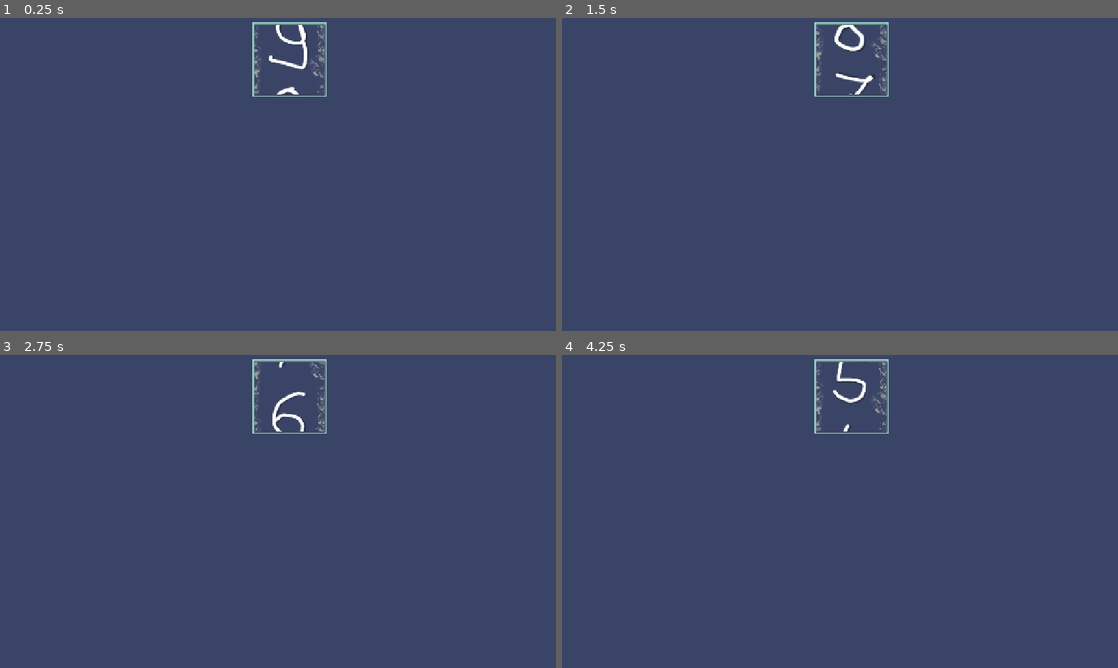
Above: before the commit, frames 1-4 (two rows, left to right).
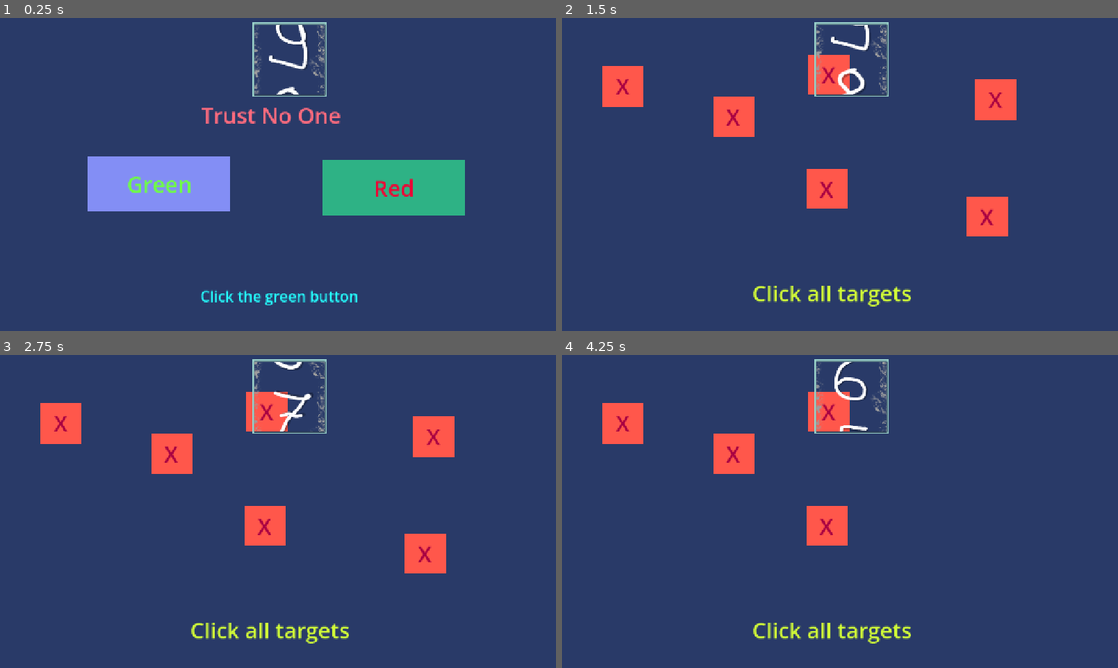
Above: after the commit, the same moments.

Repository: MisterIXI/gmtk26
Game: Godot game, scene res://scenes/__game/main.tscn
The game is run twice, just before and just after one commit, with the same random seed, the same clock (stepped at 60 frames per second) and the same inputs.
Inputs (mouse positions are in pixels of both pictures, inside the frame that each line leads up to):
- Up to frame 1 (0.25 s): no input
- Up to frame 2 (1.5 s): click (723, 183) at 0.5 s, where only the run after the commit has a clickable "Green"; move the mouse to (962, 158) at 1.27 s
- Up to frame 3 (2.75 s): move the mouse to (166, 527) at 2.02 s
- Up to frame 4 (4.25 s): click (995, 436) at 2.75 s, where only the run after the commit has a clickable "X"; click (984, 555) at 3.5 s, where only the run after the commit has a clickable "X"

The runs differ from the first frame. In frame 1, 10% of the frame differs, in the area x 15-84%, y 28-92%; in frame 2, 7.1%; in frame 3, 6.9%; in frame 4, 4.9%.

Commit message:
the director has been weakend

Diff:
--- a/global/countdown/countdown.gd
+++ b/global/countdown/countdown.gd
@@ -13,12 +13,9 @@
 signal ended
 
 
-func reset() -> void:
-	max_time = base_time / current_mult
+func start(time) -> void:
+	max_time = time / current_mult
 	remaining_time = max_time
-
-
-func start() -> void:
 	running = true
 
 
--- a/global/director/director.gd
+++ b/global/director/director.gd
@@ -50,9 +50,6 @@
 
 	if game.has_signal("lose"):
 		game.lose.connect(_lose_game.bind(game))
-
-	if game.has_signal("pause_countdown"):
-		game.pause_countdown.connect(_pause_countdown.bind(game))
 	return true
 
 
@@ -64,7 +61,6 @@
 
 
 func _change_game():
-	Countdown.reset()
 	_kill_game()
 
 	_current_game = _pick_random()
@@ -79,7 +75,6 @@
 
 func _start_game():
 	_current_game.process_mode = Node.PROCESS_MODE_INHERIT
-	Countdown.start()
 
 
 func _win_game(game):
@@ -100,8 +95,3 @@
 		_kill_game()
 		#open lose screen
 		await transition.full
-
-
-func _pause_countdown(game):
-	if game == _current_game:
-		Countdown.pause()
--- a/global/director/director.tscn
+++ b/global/director/director.tscn
@@ -9,6 +9,7 @@
 script = ExtResource("1_qrax7")
 games = Array[PackedScene]([ExtResource("2_m0oic"), ExtResource("3_hs0oa")])
 transition = NodePath("ColorTransition")
+active = true
 
 [node name="ColorTransition" type="ColorRect" parent="." unique_id=253088582]
 visible = false
--- a/scenes/_debug/oli/testgame_aim.gd
+++ b/scenes/_debug/oli/testgame_aim.gd
@@ -4,17 +4,14 @@
 @export var target_buttons :  Array[Button]
 
 signal win
-# signal lose
-# signal pause_countdown
+signal lose
 
 func _ready() -> void:
 	for target in target_buttons:
 		target.pressed.connect(_target_pressed.bind(target))
 
-
-func _process(_delta: float) -> void:
-	if not visible:
-		return
+	Countdown.start(5)
+	Countdown.ended.connect(lose.emit)
 
 
 func _target_pressed(target) -> void:
--- a/scenes/_debug/oli/testgame_trust.gd
+++ b/scenes/_debug/oli/testgame_trust.gd
@@ -6,11 +6,12 @@
 
 signal win
 signal lose
-# signal pause_countdown
 
 func _ready() -> void:
 	win_button.pressed.connect(win.emit)
 	lose_button.pressed.connect(lose.emit)
+	Countdown.ended.connect(lose.emit)
+	Countdown.start(3)
 
 func _process(_delta: float) -> void:
 	if not visible:
